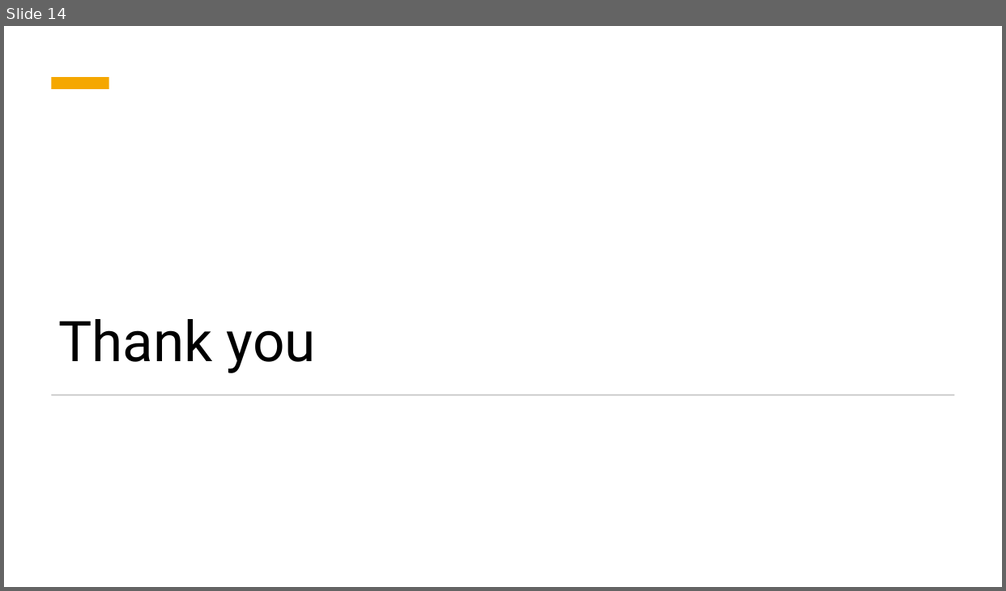
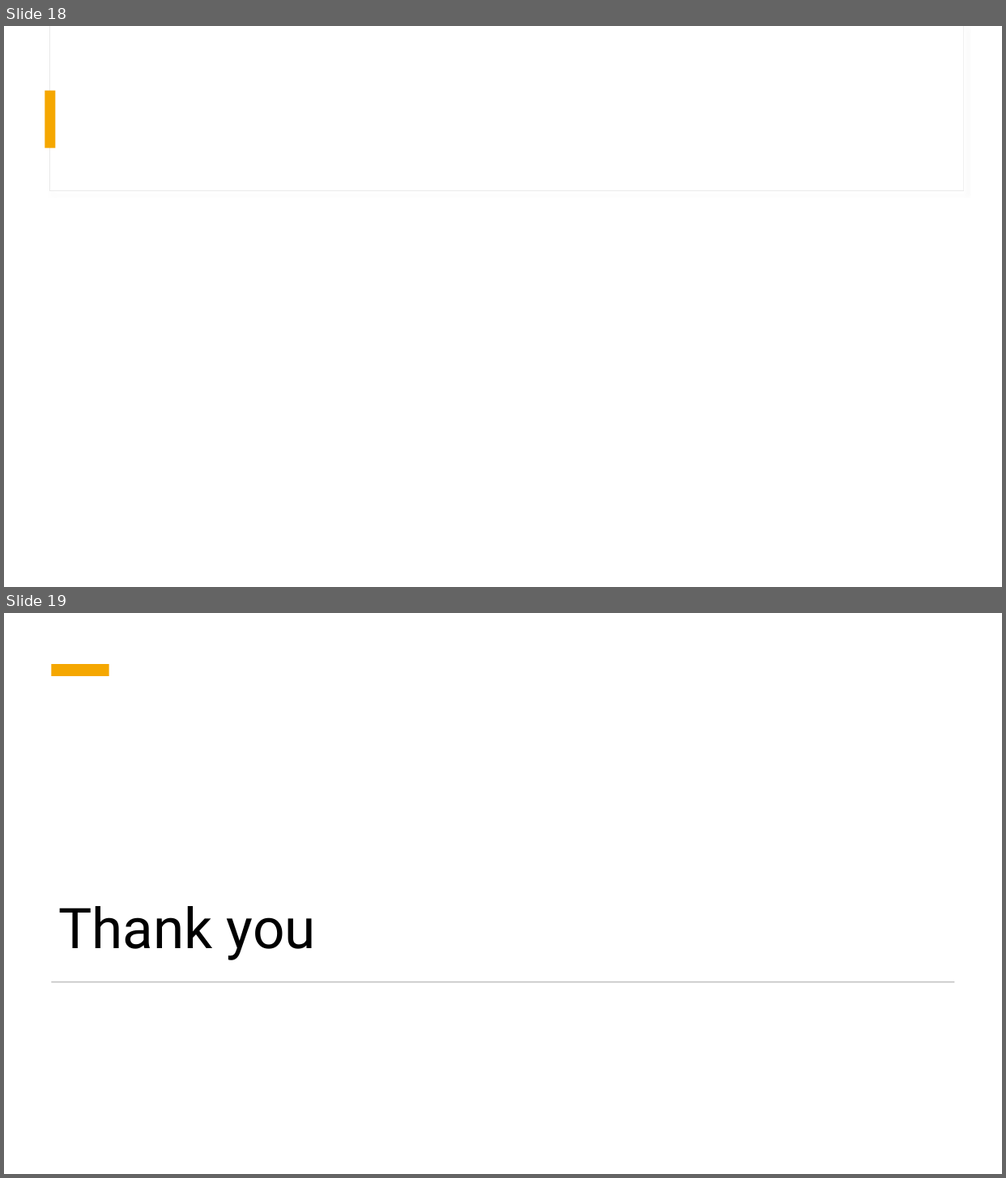
Before and after one commit to xlumzee/Optimizing-Trading-Strategies-RL, a slide deck: presentation/Optimizing Trading Strategies with Reinforcement Learning.pptx. Shown one above the other, each under a label of ours: slide 14 before the commit, slides 18 and 19 after it. The pictures are 1006x591 and 1006x1178 pixels, drawn with LibreOffice and Linux fonts; fonts in the diff are those of the drawing. Boxes give left, top, right and bottom in pixels: in the first picture for what was removed or moved away, otherwise in the second. Text is boxed around its words. In the diff, an @@ line names an element or a change of style, - is before the commit and + after.

```diff
--- a/presentation/Optimizing Trading Strategies with Reinforcement Learning.pptx
+++ b/presentation/Optimizing Trading Strategies with Reinforcement Learning.pptx
@@ slide 18 added at (4, 26, 1002, 587), background #FFFFFF @@
@@ rectangle added at (49, 26, 964, 191), fill #FFFFFF, outline #E9E9E9 0.75 pt @@
@@ rectangle added at (50, 26, 964, 190), fill #FFFFFF @@
@@ rectangle added at (45, 90, 56, 148), fill #F5A700 @@
@@ what was slide 14 is now slide 19 @@
```
Also in this commit, not shown: 10 slides changed, 4 other slides added.
